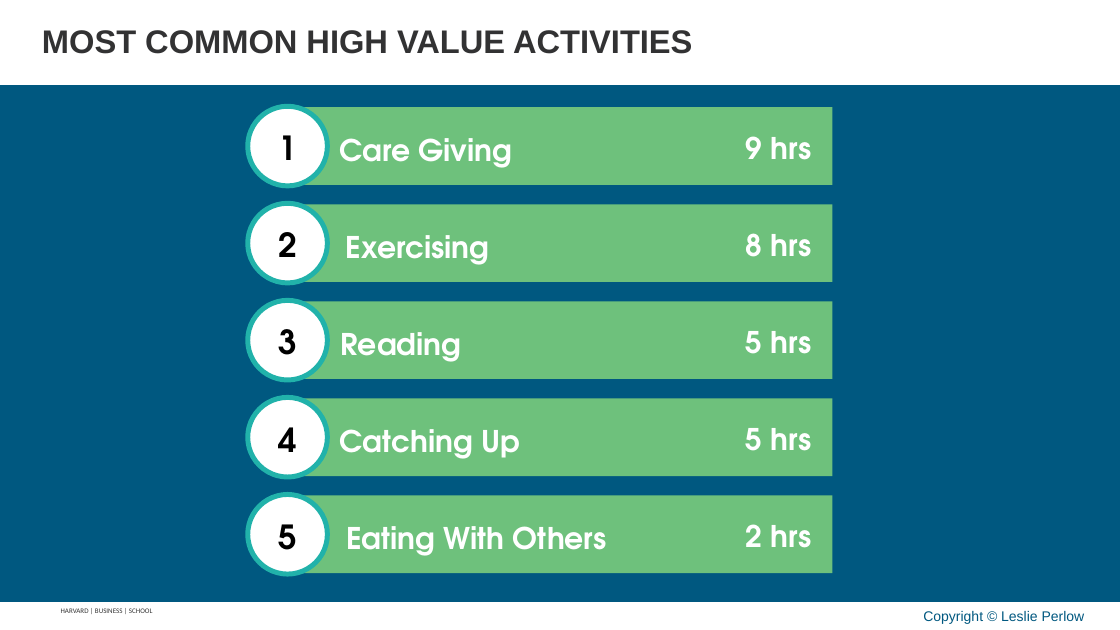
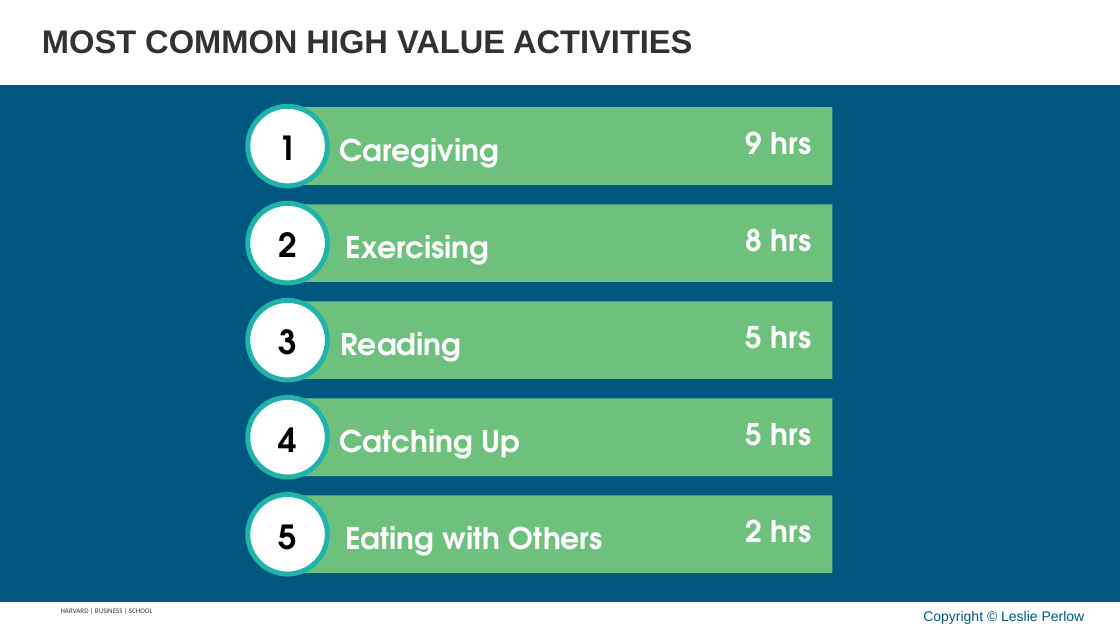
Before and after one commit to APPLITICS/lifematrix-deck-automation, a slide deck: slide 29 of outputs/generated_slides.pptx. Drawn at 1120x630 pixels with LibreOffice and Linux fonts; fonts in the diff are those of the drawing; background and template pictures are left out. Boxes give left, top, right and bottom in pixels: in the first picture for what was removed or moved away, otherwise in the second. Text is boxed around its words. In the diff, an @@ line names an element or a change of style, - is before the commit and + after.

```diff
--- a/outputs/generated_slides.pptx
+++ b/outputs/generated_slides.pptx
@@ text at [340,138,499,168]: text changed @@
-Care Giving
+Caregiving
@@ 5 texts: place and size @@
-5 texts at [746,136,812,548]
+5 texts at [746,131,812,543]
@@ text at [345,526,603,556]: text changed @@
-Eating With Others
+Eating with Others
```
Also in this commit, not shown: 13 other slides changed, 21 slides added.
